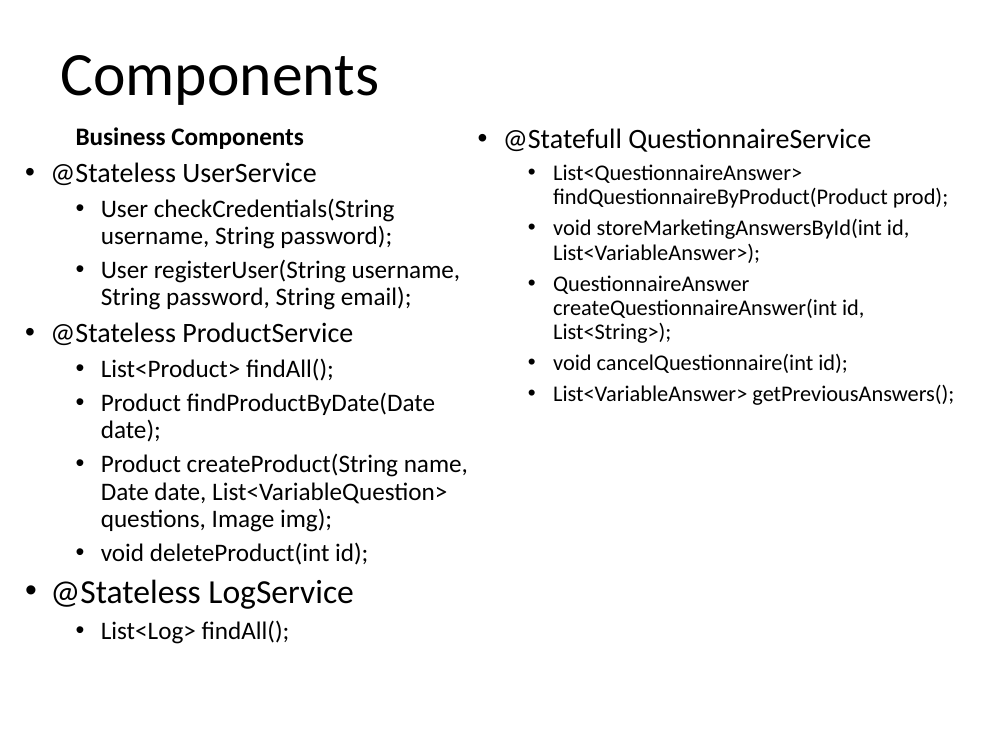
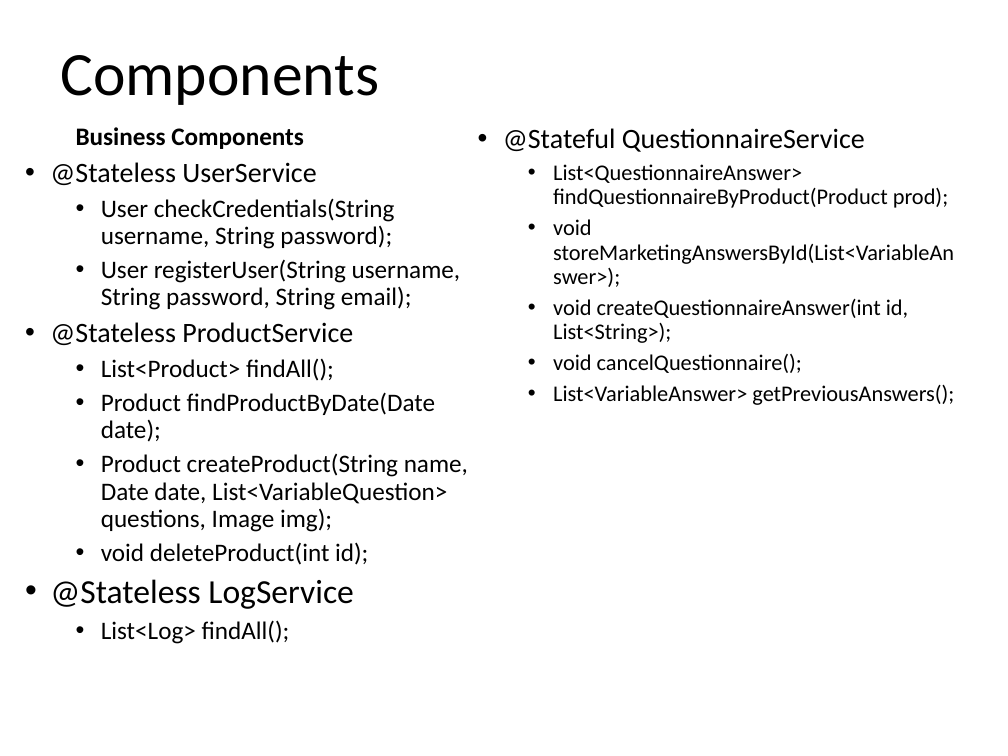
Before and after one commit to riccardo-nannini/Gamified-Marketing-Application, a slide deck: slide 19 of DD.pptx. Drawn at 1008x756 pixels with LibreOffice and Linux fonts; fonts in the diff are those of the drawing. Boxes give left, top, right and bottom in pixels: in the first picture for what was removed or moved away, otherwise in the second. Text is boxed around its words. In the diff, an @@ line names an element or a change of style, - is before the commit and + after.

Commit message:
QuestionnaireService Bean creation
QuestionnaireService Stateful bean creation + different fixes/update in the main JPA entities

```diff
--- a/DD.pptx
+++ b/DD.pptx
@@ text at box(503, 128, 865, 152): text changed @@
-  • @Statefull QuestionnaireService
+  • @Stateful QuestionnaireService
@@ text at box(553, 219, 954, 373): text changed @@
-    • void storeMarketingAnswersById(int id, List<VariableAnswer>);
-    • QuestionnaireAnswer createQuestionnaireAnswer(int id, List<String>);
-    • void cancelQuestionnaire(int id);
+    • void storeMarketingAnswersById(List<VariableAnswer>);
+    • void createQuestionnaireAnswer(int id, List<String>);
+    • void cancelQuestionnaire();
```
Also in this commit, not shown: 13 other files.
